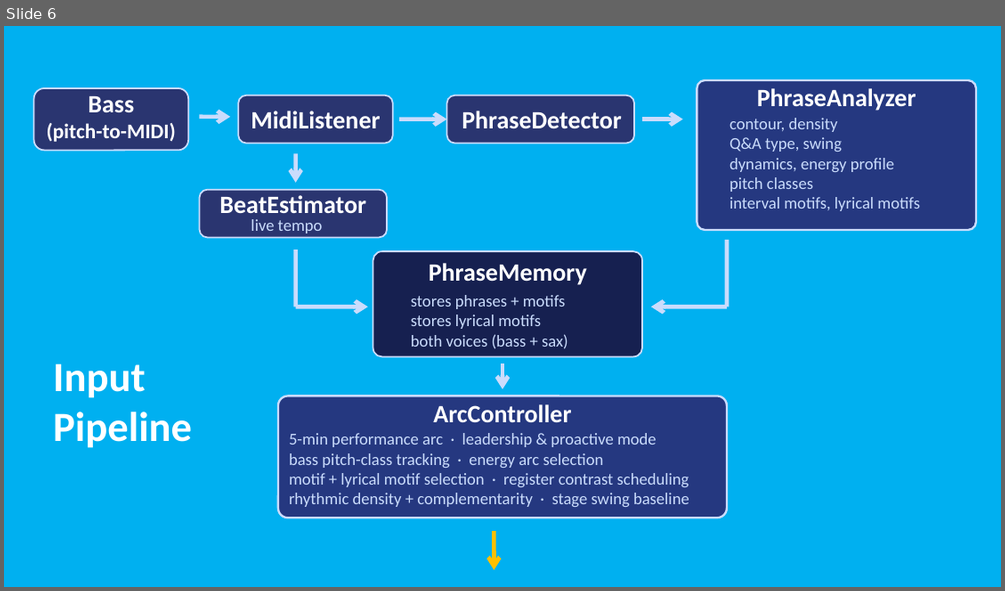
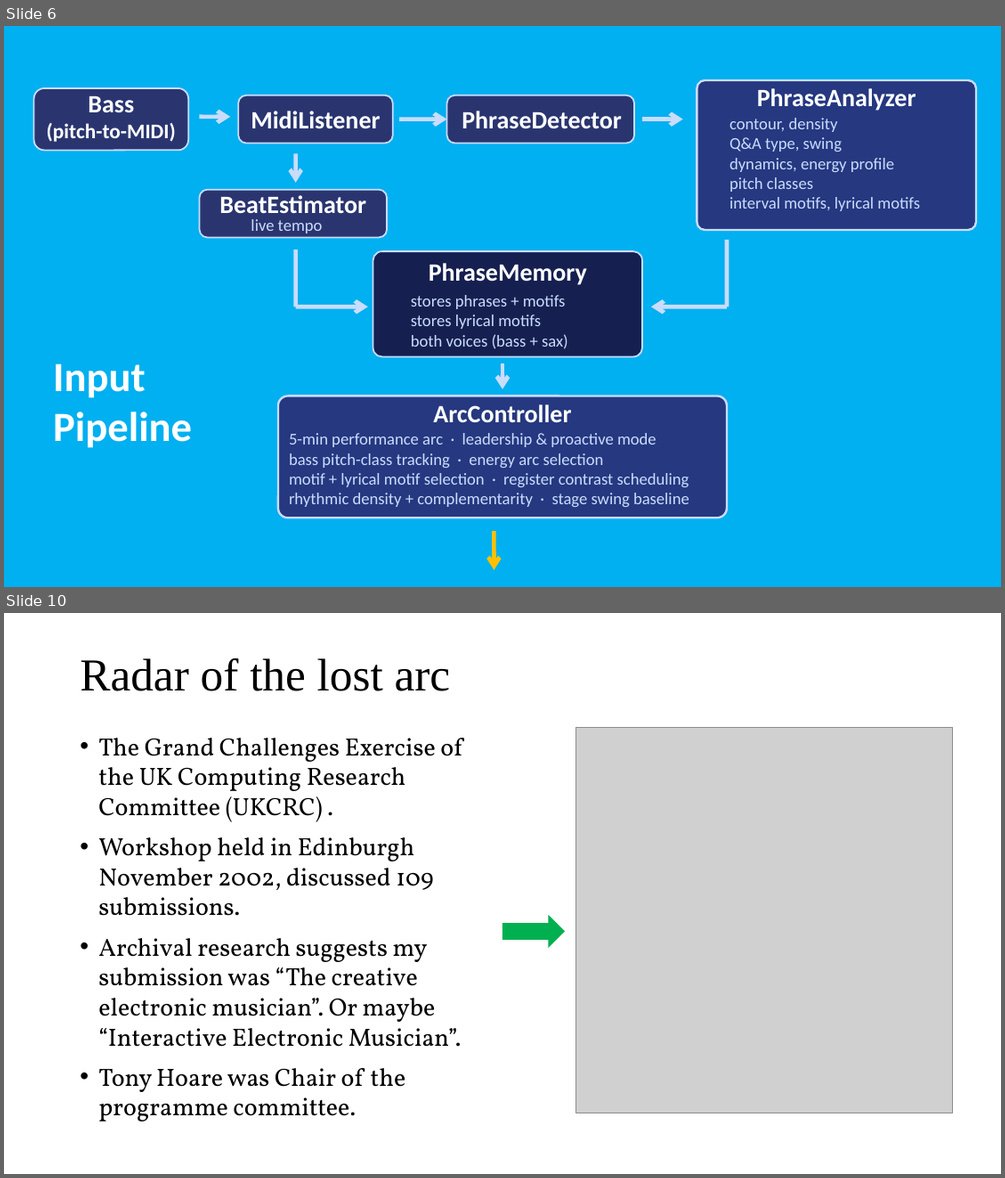
Before and after one commit to davidderoure/wolfson, a slide deck: docs/wolfson.pptx. Shown one above the other, each under a label of ours: slide 6 before the commit, slides 6 and 10 after it; the slides between them are not shown. The pictures are 1005x591 and 1005x1178 pixels, drawn with LibreOffice and Linux fonts; fonts in the diff are those of the drawing; grey boxes stand for pictures. Boxes give left, top, right and bottom in pixels: in the first picture for what was removed or moved away, otherwise in the second. Text is boxed around its words. In the diff, an @@ line names an element or a change of style, - is before the commit and + after.

```diff
--- a/docs/wolfson.pptx
+++ b/docs/wolfson.pptx
@@ slide 10 added at bbox=[4, 613, 1001, 1174], background #FFFFFF @@
@@ title added at bbox=[80, 658, 451, 691], 44 pt, text #000000 @@
+Radar of the lost arc
@@ text added at bbox=[98, 738, 461, 1121], 24 pt, text #000000 @@
+• The Grand Challenges Exercise of the UK Computing Research Committee (UKCRC) .
+• Workshop held in Edinburgh November 2002, discussed 109 submissions.
+• Archival research suggests my submission was “The creative electronic musician”. Or maybe “Interactive Electronic Musician”.
+• Tony Hoare was Chair of the programme committee.
@@ picture added at bbox=[576, 727, 953, 1112] @@
@@ right arrow added at bbox=[502, 915, 565, 948], fill #00B050 @@
```
Also in this commit, not shown: 7 slides changed, 2 other slides added, 1 slide removed, 1 other file.
